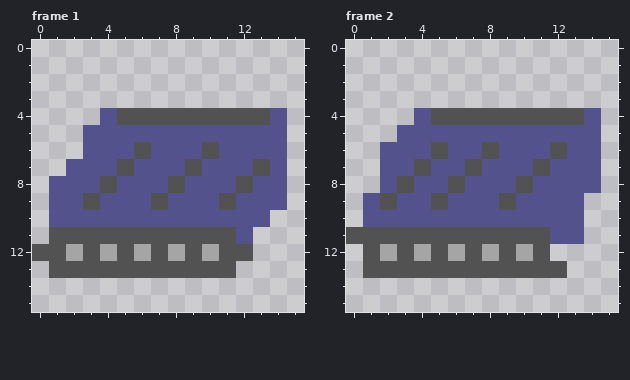
Two states of a pixel-art file, Sprites/bot_beta.aseprite. Above: the version before the commit.
16x16 pixels, 2 frames. Shown: frame 1, frame 2.
New version:
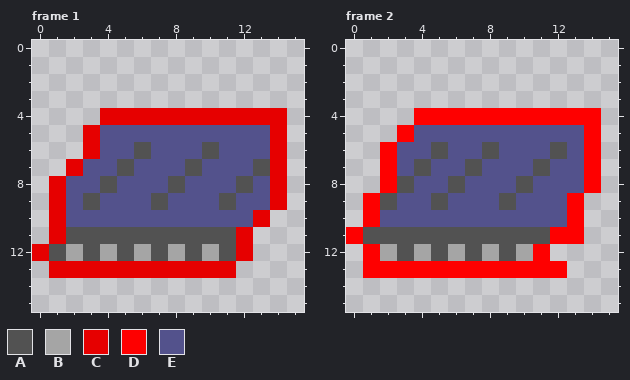
Palette (. is transparent): A #525252  B #a5a5a5  C #e60000  D #fe0000  E #53528c
From old to new:
layer "outline" added
Changed rows in their new state; - is an unchanged pixel.
Frame 1, layer "outline":
first column x 0:
 4 ----CCCCCCCCCCC
 5 ---C----------C
 6 ---C----------C
 7 --C-----------C
 8 -C------------C
 9 -C------------C
10 -C-----------C-
11 -C----------C--
12 C-----------C--
13 -CCCCCCCCCCC---
Frame 2, layer "outline":
first column x 0:
 4 ----DDDDDDDDDDD
 5 ---D----------D
 6 --D-----------D
 7 --D-----------D
 8 --D-----------D
 9 -D-----------D-
10 -D-----------D-
11 D-----------DD-
12 -D---------D---
13 -DDDDDDDDDDDD--
